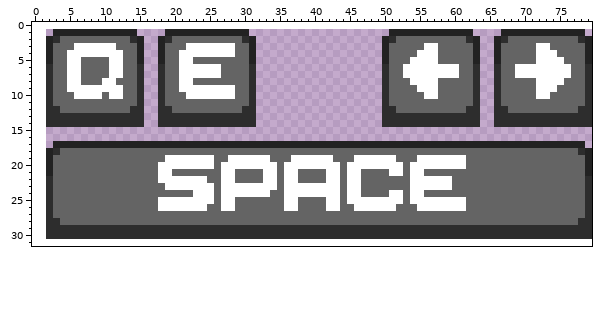
File history of a pixel-art file, assets/v2/Keyboard Black.aseprite. Above is the file before it was changed.
78x30 pixels, 1 frame. The old version is drawn lined up with the new one, on the new canvas.
Now the later version:
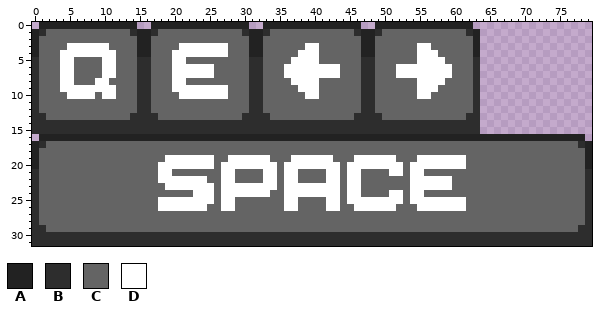
Palette (. is transparent): A #222222  B #2d2d2d  C #646464  D #ffffff
Change:
canvas 78x30 -> 80x32, the old top-left corner now at 2,1
Colour A is added in row 0 at x 1 to 14, 17 to 30, 33 to 46 and 49 to 62; in row 1 at x 0, 15 to 16, 31 to 32, 47 to 48 and 63; in rows 2 to 4 at x 0, 16, 32 and 47 to 48; in row 16 at x 1 to 78; in row 17 at x 0 and 79; in rows 18 to 20 at x 0.
Colour B is added in row 1 at x 1, 17, 33, 46 and 49; in rows 5 to 12 at x 0, 16, 32 and 47 to 48; in row 13 at x 0 to 1, 16 to 17, 32 to 33 and 46 to 49; in row 14 at x 0 to 1, 16 to 17 and 32 to 49; in row 15 at x 0 to 63; in row 17 at x 1.
Colour B is added in rows 21 to 28 at x 0; in rows 29 to 30 at x 0 to 1; in row 31 at x 0 to 79.
Colour B replaces colour A in row 1 at x 14, 30 and 62; in row 5 at x 15, 31 and 63; in row 17 at x 78; in row 21 at x 79.
Colour C is added in row 1 at x 2, 18, 34 to 45 and 50; in row 2 at x 1, 17, 33 to 46 and 49; in row 3 at x 1, 17, 33 to 38, 41 to 46 and 49; in row 4 at x 1, 17, 33 to 37, 41 to 46 and 49; in row 5 at x 1, 17, 33 to 36, 41 to 46 and 49; in rows 6 to 7 at x 1, 17, 33 to 35, 44 to 46 and 49.
Colour C is added in row 8 at x 1, 17, 33 to 36, 41 to 46 and 49; in row 9 at x 1, 17, 33 to 37, 41 to 46 and 49; in row 10 at x 1, 17, 33 to 38, 41 to 46 and 49; in rows 11 to 12 at x 1, 17, 33 to 46 and 49; in row 13 at x 34 to 45; in row 17 at x 2.
Colour C is added in rows 18 to 28 at x 1.
Colour C replaces colour A in row 1 at x 3 to 13, 19 to 29 and 51 to 61; in rows 2 to 5 at x 2, 18 and 50; in row 17 at x 3 to 77; in rows 18 to 21 at x 2.
Colour C replaces colour B in row 2 at x 3, 14, 19, 30, 51 and 62; in rows 6 to 11 at x 2, 18 and 50; in row 12 at x 2 to 3, 14, 18 to 19, 30, 50 to 51 and 62; in row 13 at x 2 to 13, 18 to 29 and 50 to 61; in row 18 at x 3 and 78; in rows 22 to 27 at x 2.
Colour C replaces colour B in row 28 at x 2 to 3 and 78; in row 29 at x 2 to 77.
Colour C replaces colour D in row 3 at x 11, 28 and 57; in row 4 at x 12 and 28; in row 5 at x 6, 12, 22 and 54; in rows 6 to 7 at x 6, 12, 26 and 60; in row 8 at x 6, 11, 22 and 54; in row 9 at x 12 and 28.
Colour C replaces colour D in row 10 at x 9, 12, 28 and 57.
Colour D is added in row 3 at x 39 to 40; in row 4 at x 38 to 40; in row 5 at x 37 to 40; in rows 6 to 7 at x 36 to 43; in row 8 at x 37 to 40; in row 9 at x 38 to 40.
Colour D is added in row 10 at x 39 to 40.
Colour D replaces colour C in row 3 at x 5, 21 and 55; in row 4 at x 4 and 20; in row 5 at x 4, 10, 20 and 58; in rows 6 to 7 at x 4, 10, 20 and 52; in row 8 at x 4, 9, 20 and 58; in row 9 at x 4 and 20.
Colour D replaces colour C in row 10 at x 5, 10, 21 and 55.
The edit erases colour A in row 1 at x 67 to 78; in rows 2 to 5 at x 66 and 79.
The edit erases colour B in row 2 at x 67 and 78; in rows 6 to 11 at x 66 and 79; in row 12 at x 66 to 67 and 78 to 79; in rows 13 to 14 at x 66 to 79.
The edit erases colour C in row 2 at x 68 to 77; in row 3 at x 67 to 71 and 74 to 78; in row 4 at x 67 to 71 and 75 to 78; in row 5 at x 67 to 71 and 76 to 78; in rows 6 to 7 at x 67 to 68 and 77 to 78; in row 8 at x 67 to 71 and 76 to 78.
The edit erases colour C in row 9 at x 67 to 71 and 75 to 78; in row 10 at x 67 to 71 and 74 to 78; in row 11 at x 67 to 78; in row 12 at x 68 to 77.
The edit erases colour D in row 3 at x 72 to 73; in row 4 at x 72 to 74; in row 5 at x 72 to 75; in rows 6 to 7 at x 69 to 76; in row 8 at x 72 to 75; in row 9 at x 72 to 74.
The edit erases colour D in row 10 at x 72 to 73.
Where, in picture pixels (left, top, right, bottom), the same in both pictures:
changed: (32, 22, 592, 246)
